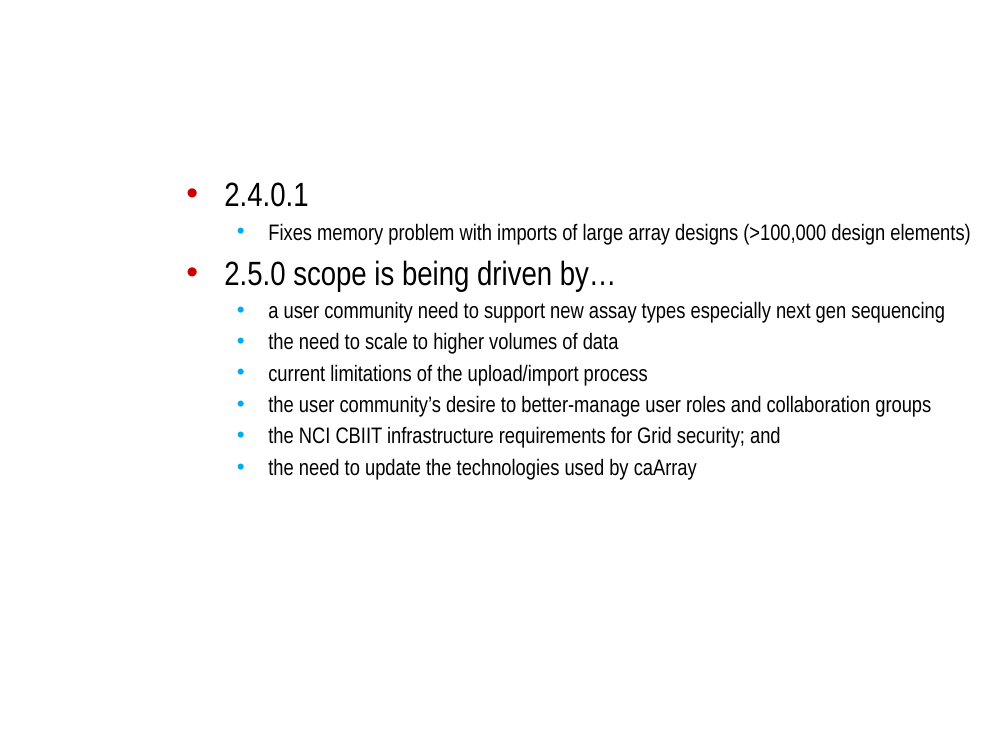
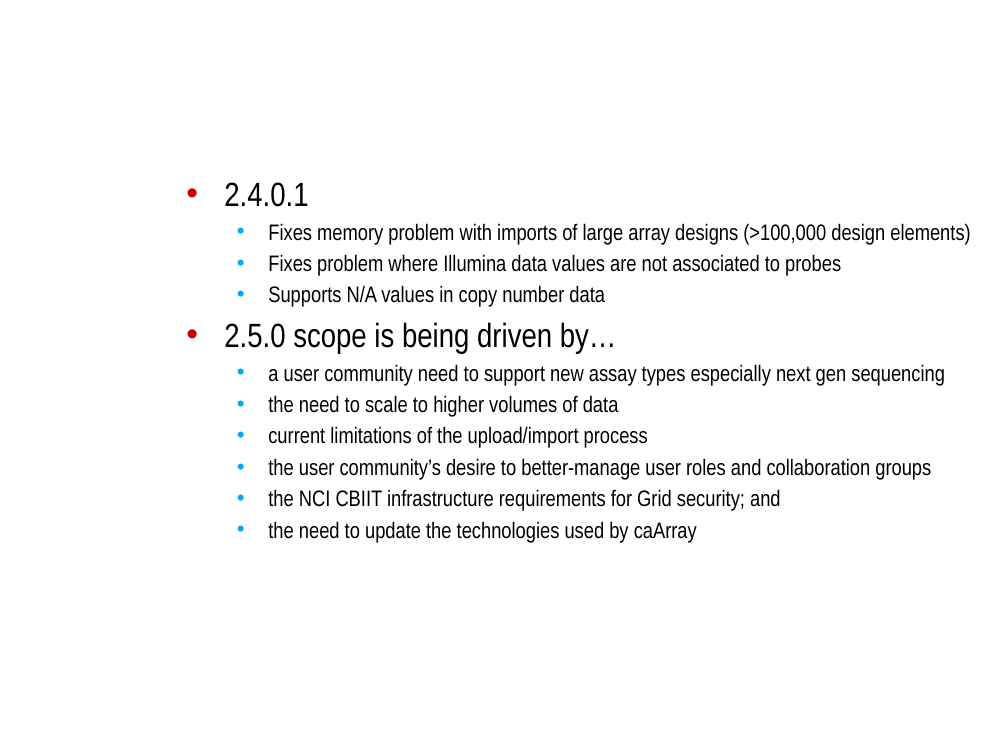
Before and after one commit to NCIP/caarray-docs, a slide deck: slide 2 of project_management/open_meetings/ICR_WS_Meeting_2010_10_12.pptx. Drawn at 1008x756 pixels with LibreOffice and Linux fonts; fonts in the diff are those of the drawing; background and template pictures are left out. Boxes give left, top, right and bottom in pixels: in the first picture for what was removed or moved away, otherwise in the second. Text is boxed around its words. In the diff, an @@ line names an element or a change of style, - is before the commit and + after.

Commit message:
Updated 2.4.0.1 scope.

```diff
--- a/project_management/open_meetings/ICR_WS_Meeting_2010_10_12.pptx
+++ b/project_management/open_meetings/ICR_WS_Meeting_2010_10_12.pptx
@@ text at [268, 254, 841, 307]: paragraphs added @@
+  • Fixes problem where Illumina data values are not associated to probes
+  • Supports N/A values in copy number data
```
